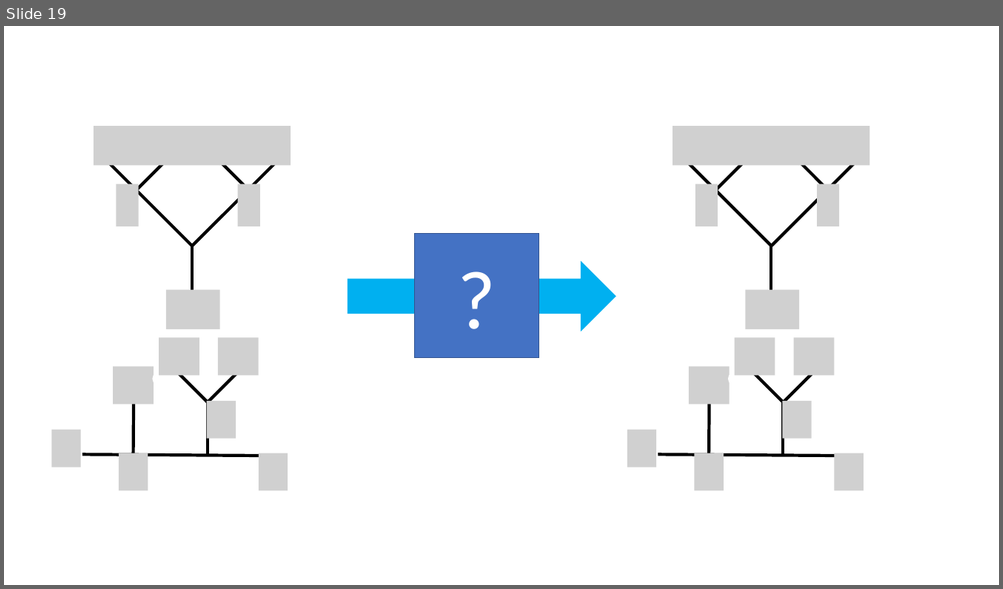
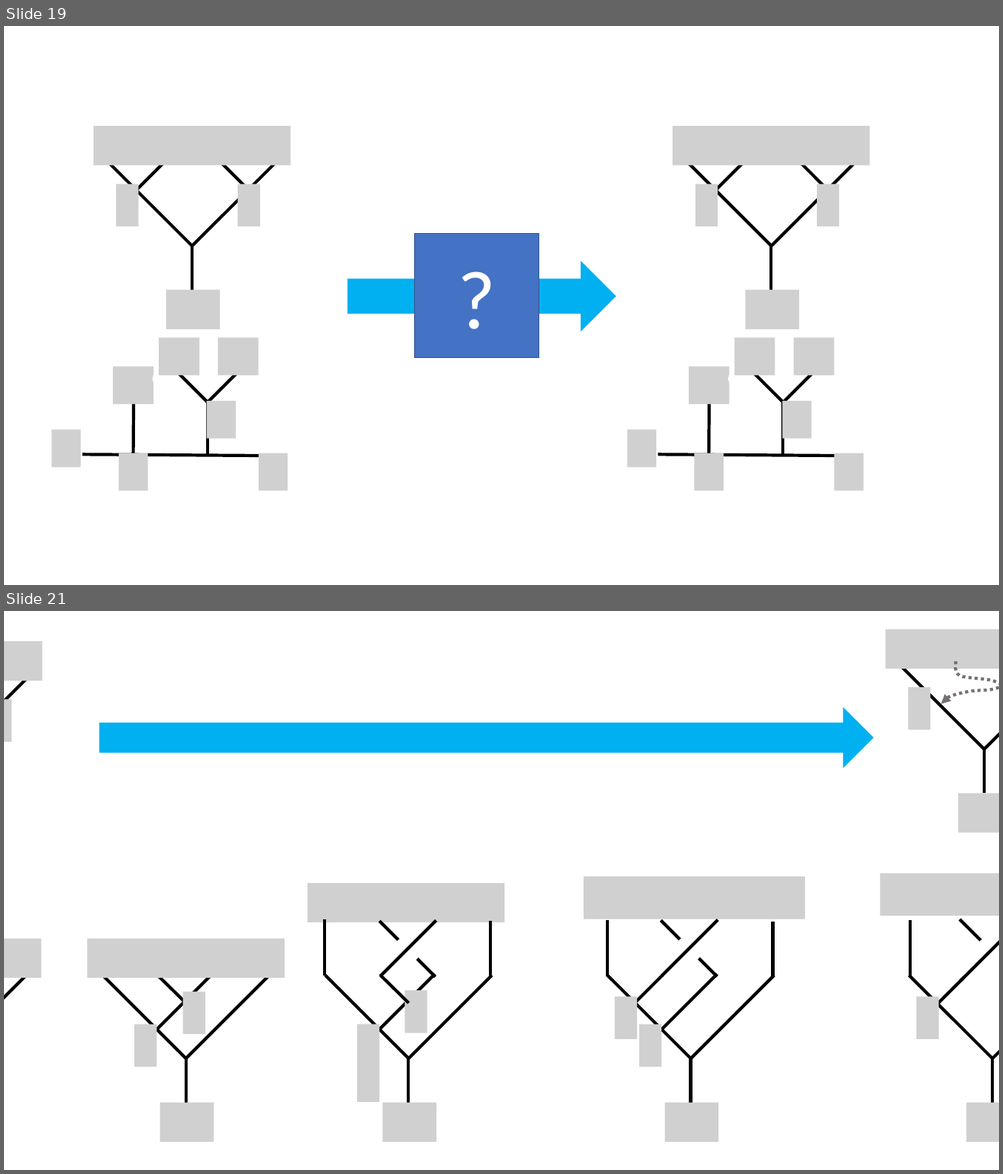
Before and after one commit to yk-liu/yk-liu.github.io, a slide deck: _posts/2019-05-14-Introduction-to-QC-and-TQC-Ising-Anyons/assets/pics.source.pptx. Shown one above the other, each under a label of ours: slide 19 before the commit, slides 19 and 21 after it; the slides between them are not shown. The pictures are 1003x589 and 1003x1174 pixels, drawn with LibreOffice and Linux fonts; fonts in the diff are those of the drawing; grey boxes stand for pictures; background and template pictures are left out. Boxes give left, top, right and bottom in pixels: in the first picture for what was removed or moved away, otherwise in the second. Text is boxed around its words. In the diff, an @@ line names an element or a change of style, - is before the commit and + after.

```diff
--- a/_posts/2019-05-14-Introduction-to-QC-and-TQC-Ising-Anyons/assets/pics.source.pptx
+++ b/_posts/2019-05-14-Introduction-to-QC-and-TQC-Ising-Anyons/assets/pics.source.pptx
@@ slide 21 added at (4, 611, 999, 1170), background #FFFFFF @@
@@ picture added at (4, 641, 42, 681) @@
@@ group added at (885, 629, 999, 832): 3 lines, 3 pictures, 2 freeform shapes @@
@@ line added from (4, 761) to (27, 678), #000000 3 pt @@
@@ picture added at (4, 699, 11, 741) @@
@@ right arrow added at (99, 709, 873, 767), fill #00B0F0, outline #00B0F0 1 pt @@
@@ group added at (4, 874, 999, 1142): 31 lines, 16 pictures, 3 ellipses @@
```
Also in this commit, not shown: 1 slide changed, 8 other slides added, 1 slide removed, 10 other files.
